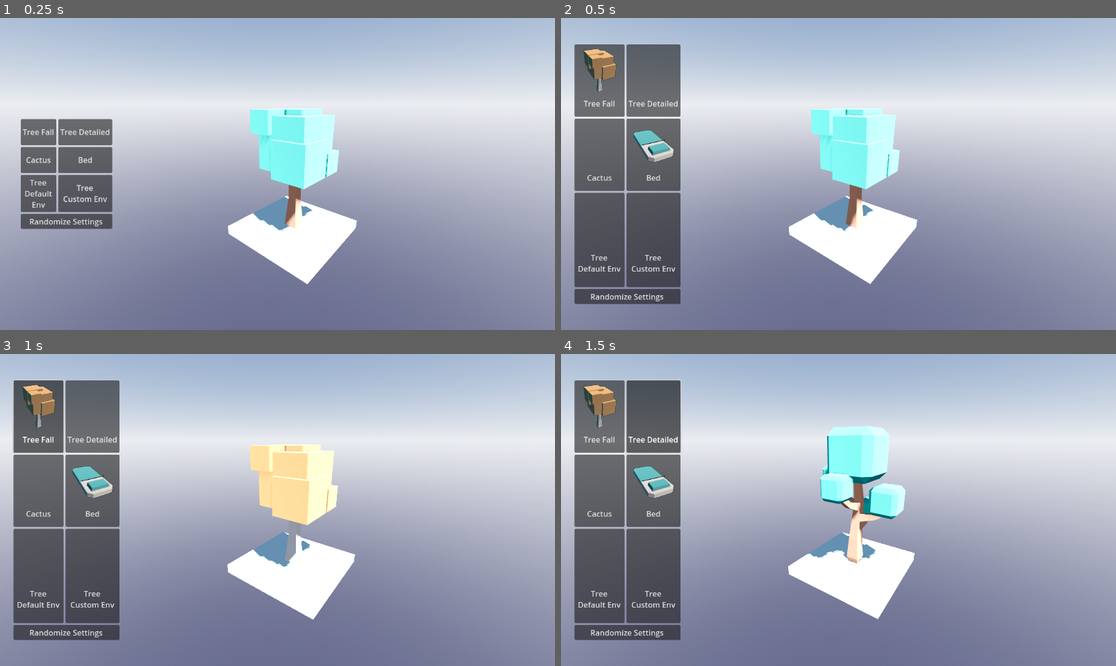
Above: before the commit, frames 1-4 (two rows, left to right).
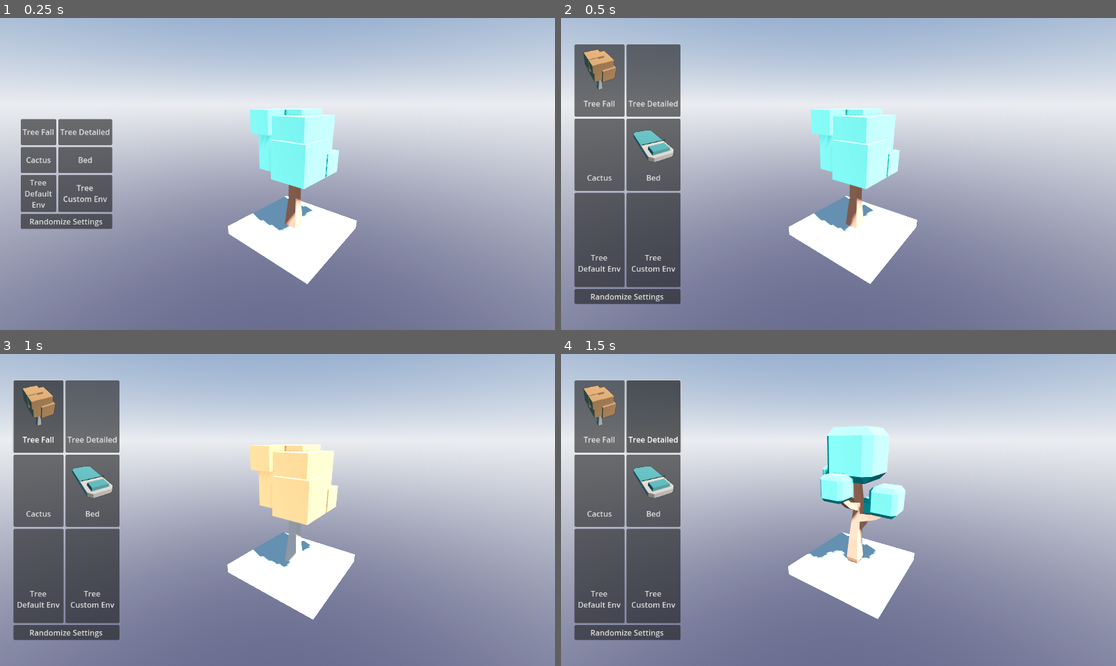
Above: after the commit, the same moments.

Repository: ydeltastar/godot-scene-texture
Game: Godot game, scene res://demo/main.tscn
Two runs of this game, one before a commit and one after it. Both use one fixed random seed, a clock stepped at 60 frames per second and the inputs below.
Inputs:
- Up to frame 1 (0.25 s): no input
- Up to frame 2 (0.5 s): no input
- Up to frame 3 (1 s): click "Tree Fall" at 0.5 s
- Up to frame 4 (1.5 s): click "Tree Detailed" at 1.25 s

Frame 1 is identical in both runs. In frame 2, 0.2% of the frame differs, in the area x 4-11%, y 9-24%; in frame 3, 0.2%; in frame 4, 0.2%.

Commit message:
Add addon icon

Diff:
--- a/demo/main.tscn
+++ b/demo/main.tscn
@@ -19,12 +19,12 @@
 scene = ExtResource("3_ppkn1")
 render_method = 0
 transparent_bg = true
-scene_position = Vector3(0, 0, 0)
+scene_position = Vector3(0.005, -0.04, 0)
 scene_rotation = Vector3(0, 0, 0)
 scene_scale = Vector3(1, 1, 1)
 camera_distance = 2.28
 camera_position = Vector3(0, 0.72, 0)
-camera_rotation = Vector3(-0.523599, -0.436332, 0)
+camera_rotation = Vector3(-0.698132, -0.436332, 0)
 light_color = Color(1, 1, 1, 1)
 light_energy = 2.5
 light_angular_distance = 0.0
--- a/icon.svg
+++ /dev/null
@@ -1 +0,0 @@
-<svg xmlns="http://www.w3.org/2000/svg" width="128" height="128"><rect width="124" height="124" x="2" y="2" fill="#363d52" stroke="#212532" stroke-width="4" rx="14"/><g fill="#fff" transform="translate(12.322 12.322)scale(.101)"><path d="M105 673v33q407 354 814 0v-33z"/><path fill="#478cbf" d="m105 673 152 14q12 1 15 14l4 67 132 10 8-61q2-11 15-15h162q13 4 15 15l8 61 132-10 4-67q3-13 15-14l152-14V427q30-39 56-81-35-59-83-108-43 20-82 47-40-37-88-64 7-51 8-102-59-28-123-42-26 43-46 89-49-7-98 0-20-46-46-89-64 14-123 42 1 51 8 102-48 27-88 64-39-27-82-47-48 49-83 108 26 42 56 81zm0 33v39c0 276 813 276 814 0v-39l-134 12-5 69q-2 10-14 13l-162 11q-12 0-16-11l-10-65H446l-10 65q-4 11-16 11l-162-11q-12-3-14-13l-5-69z"/><path d="M483 600c0 34 58 34 58 0v-86c0-34-58-34-58 0z"/><circle cx="725" cy="526" r="90"/><circle cx="299" cy="526" r="90"/></g><g fill="#414042" transform="translate(12.322 12.322)scale(.101)"><circle cx="307" cy="532" r="60"/><circle cx="717" cy="532" r="60"/></g></svg>
--- a/project.godot
+++ b/project.godot
@@ -13,7 +13,7 @@
 config/name="SceneTexture"
 run/main_scene="res://demo/main.tscn"
 config/features=PackedStringArray("4.3", "Forward Plus")
-config/icon="res://icon.svg"
+config/icon="res://icon.png"
 
 [editor_plugins]
 
Binary file added: icon.png
Not shown, changed: icon.png.import
